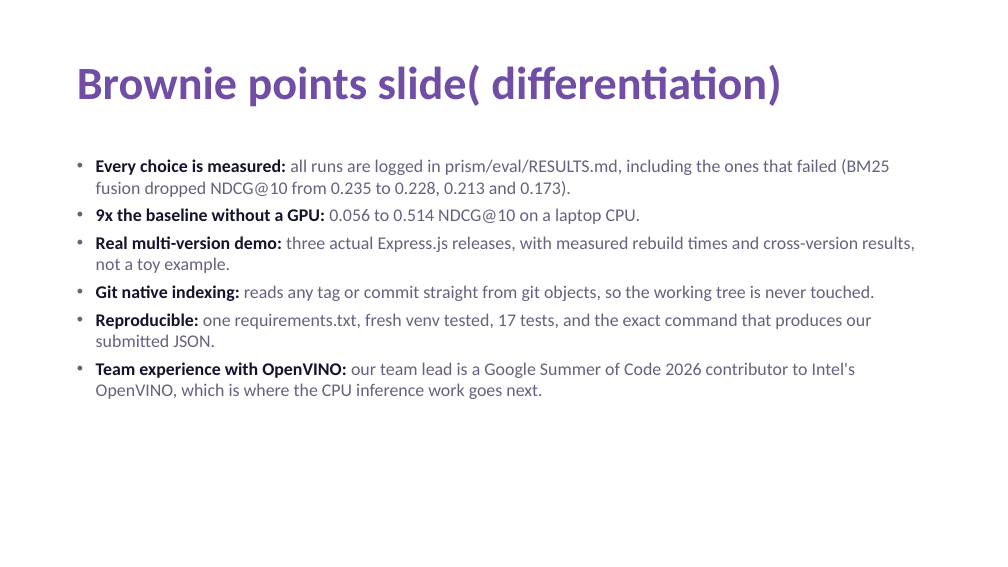
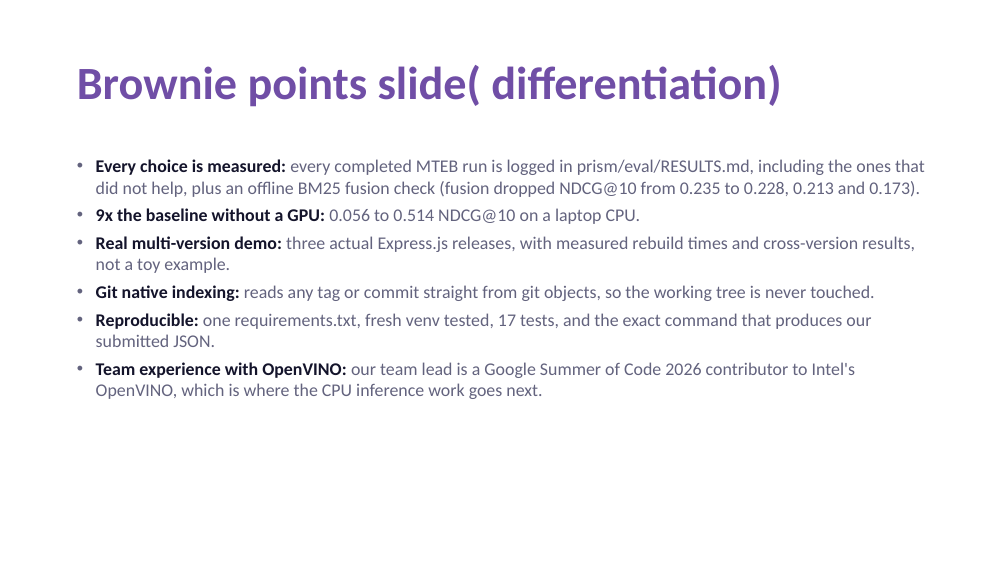
Before and after one commit to Lagmator22/OvaSearch, a slide deck: slide 10 of Thapar_Institute_of_Engineering_and_Technology_Romantic_Shers_Submission.pptx. Drawn at 1008x567 pixels with LibreOffice and Linux fonts; fonts in the diff are those of the drawing. Boxes give left, top, right and bottom in pixels: in the first picture for what was removed or moved away, otherwise in the second. Text is boxed around its words. In the diff, an @@ line names an element or a change of style, - is before the commit and + after.

```diff
--- a/Thapar_Institute_of_Engineering_and_Technology_Romantic_Shers_Submission.pptx
+++ b/Thapar_Institute_of_Engineering_and_Technology_Romantic_Shers_Submission.pptx
@@ text at (x1=96, y1=159, x2=925, y2=197): text changed @@
-• Every choice is measured: all runs are logged in prism/eval/RESULTS.md, including the ones that failed (BM25 fusion dropped NDCG@10 from 0.235 to 0.228, 0.213 and 0.173).
+• Every choice is measured: every completed MTEB run is logged in prism/eval/RESULTS.md, including the ones that did not help, plus an offline BM25 fusion check (fusion dropped NDCG@10 from 0.235 to 0.228, 0.213 and 0.173).
```
Also in this commit, not shown: 1 other slide changed, 1 other file.
